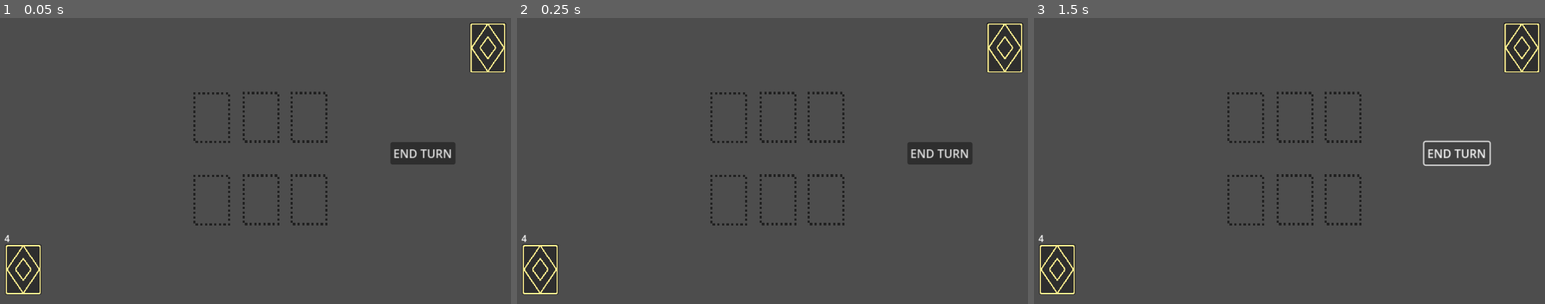
Above: before the commit, frames 1-3 (left to right).
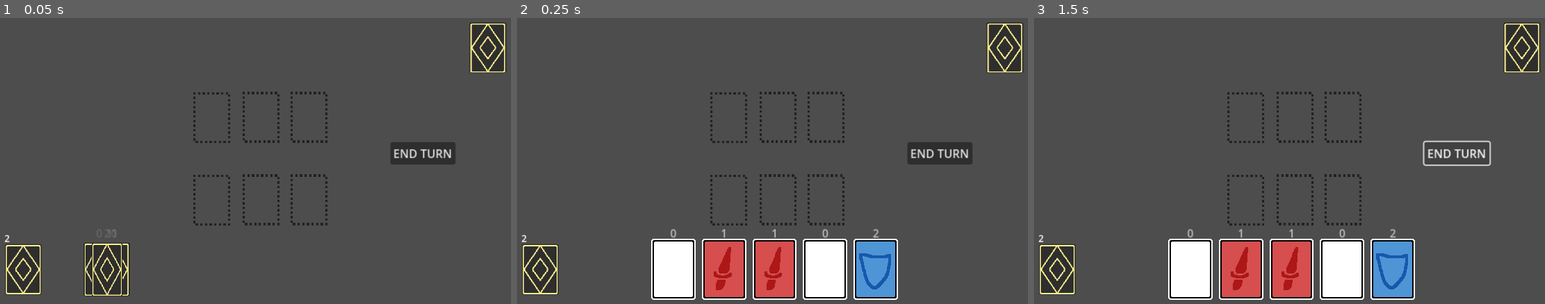
Above: after the commit, the same moments.

Repository: TymekWalichnowski/Code-Bull
Game: Godot game, scene res://scenes/Main.tscn
Two runs of this game, one before a commit and one after it. Both use one fixed random seed, a clock stepped at 60 frames per second and the inputs below. Before the commit the project starts from res://Main.tscn.
Inputs:
- Up to frame 1 (0.05 s): no input
- Up to frame 2 (0.25 s): no input
- Up to frame 3 (1.5 s): click "END TURN" at 0.5 s; click "END TURN" at 1.25 s

The runs differ from the first frame. In frame 1, 1.7% of the frame differs, in the area x 0-26%, y 73-98%; in frame 2, 9.4%, in the area x 0-75%, y 73-99%; in frame 3, 9.4%.

Commit message:
started work on deck stuff

Diff:
--- a/Main.tscn
+++ b/scenes/Main.tscn
@@ -1,11 +1,11 @@
 [gd_scene load_steps=8 format=3 uid="uid://x0lreijkwmjp"]
 
 [ext_resource type="Script" uid="uid://nl86bj6ee0c6" path="res://scripts/card_manager.gd" id="1_glv2v"]
-[ext_resource type="Script" uid="uid://ji3apbbf1wk" path="res://player_hand.gd" id="3_cm0pq"]
+[ext_resource type="Script" uid="uid://ji3apbbf1wk" path="res://scripts/player_hand.gd" id="3_cm0pq"]
 [ext_resource type="PackedScene" uid="uid://bsuuljgrc5evc" path="res://scenes/card_slot.tscn" id="3_r0du0"]
 [ext_resource type="Texture2D" uid="uid://vl76mnodwtfv" path="res://Assets/Textures/Cards/card_Back.png" id="4_cm0pq"]
-[ext_resource type="Script" uid="uid://c3p4igxg6jwrm" path="res://player_deck.gd" id="4_fos0i"]
-[ext_resource type="Script" uid="uid://b2wavb5tjxs1m" path="res://input_manager.gd" id="6_3dxm6"]
+[ext_resource type="Script" uid="uid://c3p4igxg6jwrm" path="res://scripts/player_deck.gd" id="4_fos0i"]
+[ext_resource type="Script" uid="uid://b2wavb5tjxs1m" path="res://scripts/input_manager.gd" id="6_3dxm6"]
 
 [sub_resource type="RectangleShape2D" id="RectangleShape2D_r0du0"]
 size = Vector2(128, 176)
@@ -18,21 +18,27 @@
 [node name="CardSlots" type="Node2D" parent="."]
 
 [node name="CardSlot" parent="CardSlots" instance=ExtResource("3_r0du0")]
+z_index = 0
 position = Vector2(802, 660)
 
 [node name="CardSlot2" parent="CardSlots" instance=ExtResource("3_r0du0")]
+z_index = 0
 position = Vector2(972, 659)
 
 [node name="CardSlot3" parent="CardSlots" instance=ExtResource("3_r0du0")]
+z_index = 0
 position = Vector2(1138, 659)
 
 [node name="CardSlot4" parent="CardSlots" instance=ExtResource("3_r0du0")]
+z_index = 0
 position = Vector2(802, 374)
 
 [node name="CardSlot5" parent="CardSlots" instance=ExtResource("3_r0du0")]
+z_index = 0
 position = Vector2(972, 373)
 
 [node name="CardSlot6" parent="CardSlots" instance=ExtResource("3_r0du0")]
+z_index = 0
 position = Vector2(1138, 373)
 
 [node name="PlayerHand" type="Node2D" parent="."]
--- a/scripts/card_database.gd
+++ b/scripts/card_database.gd
@@ -1,4 +1,4 @@
-const CARDS = { # ID
+const CARDS = { # ID #Effect 1
 	"Basic" : [0],
 	"Sword" : [1],
 	"Shield" : [2]
--- a/player_deck.gd
+++ b/scripts/player_deck.gd
@@ -2,15 +2,25 @@
 
 const CARD_SCENE_PATH = "res://scenes/card.tscn"
 const CARD_DRAW_SPEED = 0.2
+const STARTING_HAND_SIZE = 5
 
-var player_deck = ["Basic", "Sword", "Shield", "Shield"]
+var player_deck = ["Basic", "Sword", "Shield", "Shield", "Basic", "Sword", "Sword"]
 var card_database_reference
+var drawn_card_this_turn = false
 
 func _ready() -> void:
 	$RichTextLabel.text = str(player_deck.size())
 	card_database_reference = preload("res://scripts/card_database.gd")
+	for i in range(STARTING_HAND_SIZE):
+		draw_card()
+		drawn_card_this_turn = false
+	drawn_card_this_turn = true
 
 func draw_card():
+	if drawn_card_this_turn:
+		return
+
+	drawn_card_this_turn = true
 	player_deck.shuffle()
 	var card_drawn_name = player_deck[0]
 	player_deck.erase(card_drawn_name)
Renamed: input_manager.gd -> scripts/input_manager.gd
Renamed: input_manager.gd.uid -> scripts/input_manager.gd.uid
Renamed: player_deck.gd.uid -> scripts/player_deck.gd.uid
Renamed: player_hand.gd -> scripts/player_hand.gd
Renamed: player_hand.gd.uid -> scripts/player_hand.gd.uid
